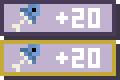
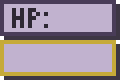
Layered file, before and after one edit (120x80). Changes by layer:
hid group "Items list" (20 layers) over (12, 4, 100, 72)
hid group "Fish" (4 layers) over (12, 4, 100, 72)
added group "Health Points" with 1 layers above "Fly" over (12, 8, 48, 28)
added layer "Layer 5 copy 2" (1st of 2, in "Health Points") in group "Health Points" over (12, 8, 48, 28)
